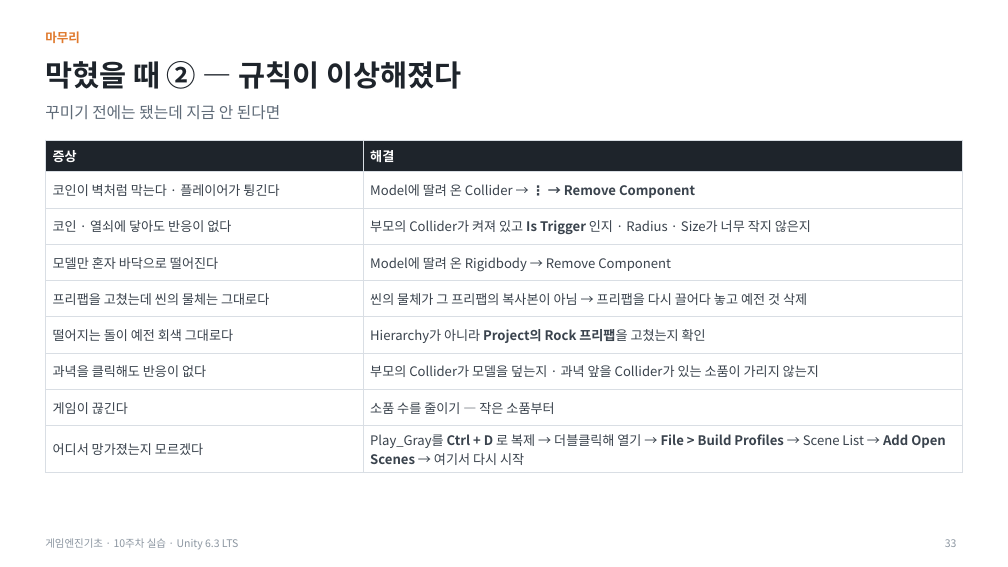
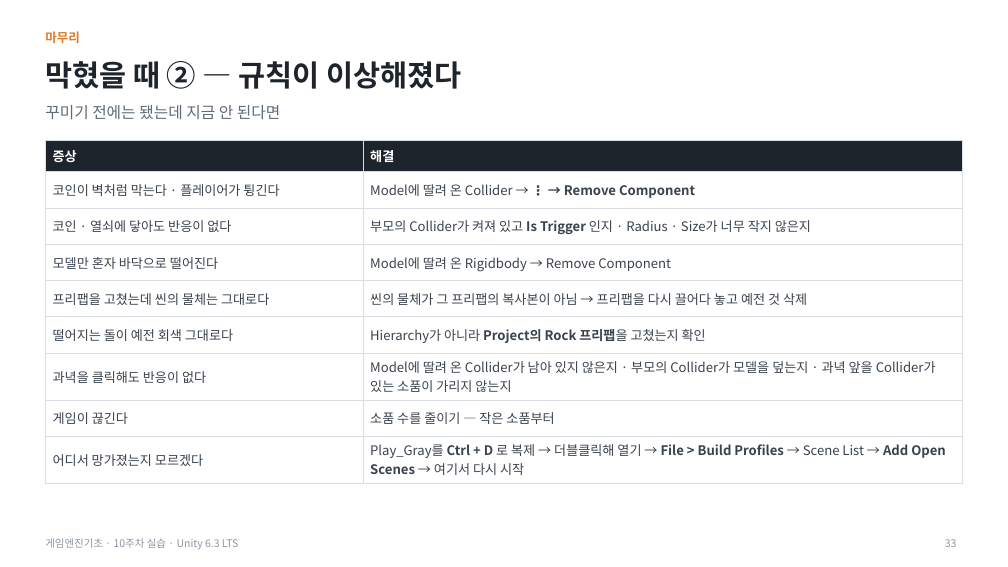
Before and after one commit to iplay-garden/game-engine-basics, a slide deck: slide 33 of 10주차/한국어/게임엔진기초_10주차_오프라인_실습슬라이드.pptx. Drawn at 1008x567 pixels with LibreOffice and Linux fonts; fonts in the diff are those of the drawing. Boxes give left, top, right and bottom in pixels: in the first picture for what was removed or moved away, otherwise in the second. Text is boxed around its words. In the diff, an @@ line names an element or a change of style, - is before the commit and + after.

```diff
--- a/10주차/한국어/게임엔진기초_10주차_오프라인_실습슬라이드.pptx
+++ b/10주차/한국어/게임엔진기초_10주차_오프라인_실습슬라이드.pptx
@@ table at [45,140,963,479] @@
-row 7, column 2: 부모의 Collider가 모델을 덮는지 · 과녁 앞을 Collider가 있는 소품이 가리지 않는지
+row 7, column 2: Model에 딸려 온 Collider가 남아 있지 않은지 · 부모의 Collider가 모델을 덮는지 · 과녁 앞을 Collider가 있는 소품이 가리지 않는지
```
Also in this commit, not shown: 9 other slides changed, 13 other files.
